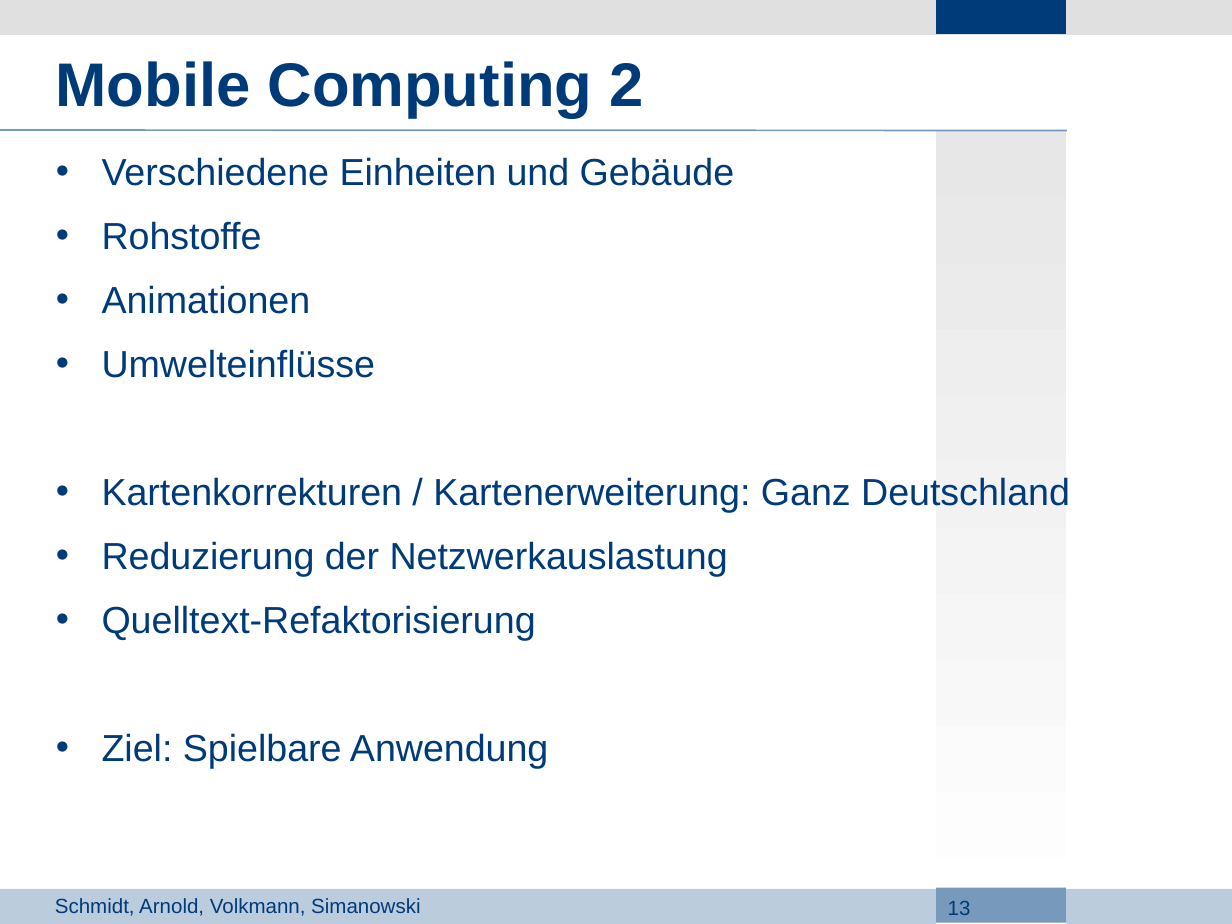
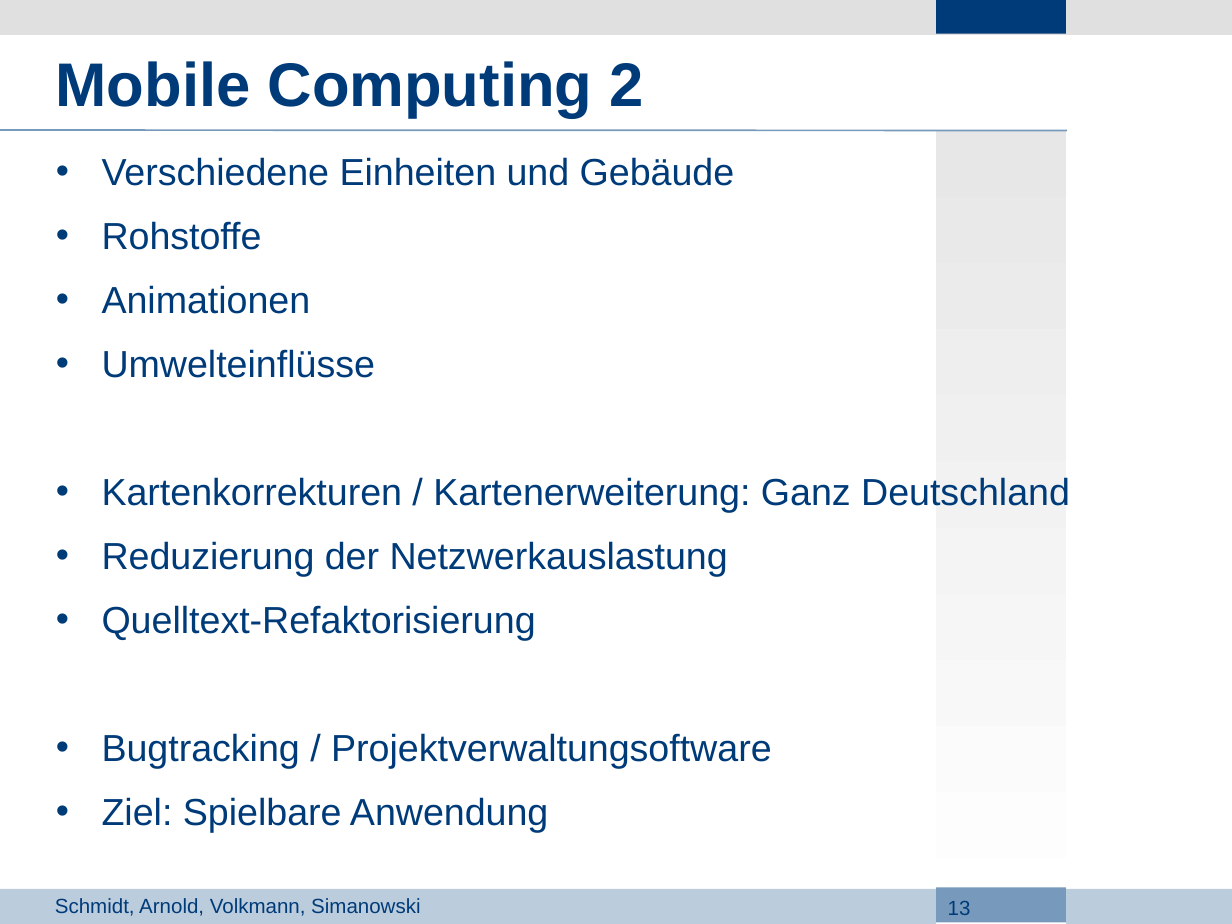
Before and after one commit to Lopt/ascendancy, a slide deck: slide 13 of docs/Projektdefinition/3_Presentation.odp. Drawn at 1232x924 pixels with LibreOffice and Linux fonts; fonts in the diff are those of the drawing; background and template pictures are left out. Boxes give left, top, right and bottom in pixels: in the first picture for what was removed or moved away, otherwise in the second. Text is boxed around its words. In the diff, an @@ line names an element or a change of style, - is before the commit and + after.

```diff
--- a/docs/Projektdefinition/3_Presentation.odp
+++ b/docs/Projektdefinition/3_Presentation.odp
@@ text at (x1=102, y1=733, x2=772, y2=768): paragraph added @@
+• Bugtracking / Projektverwaltungsoftware
```
Also in this commit, not shown: 2 other slides changed.
